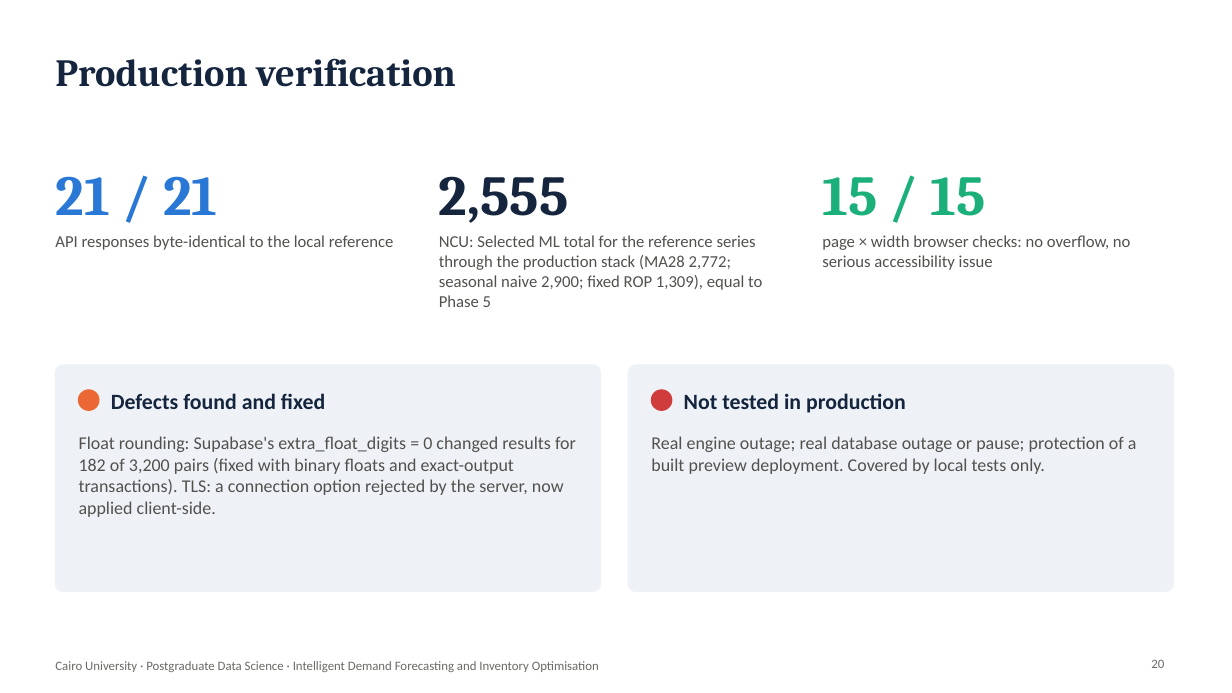
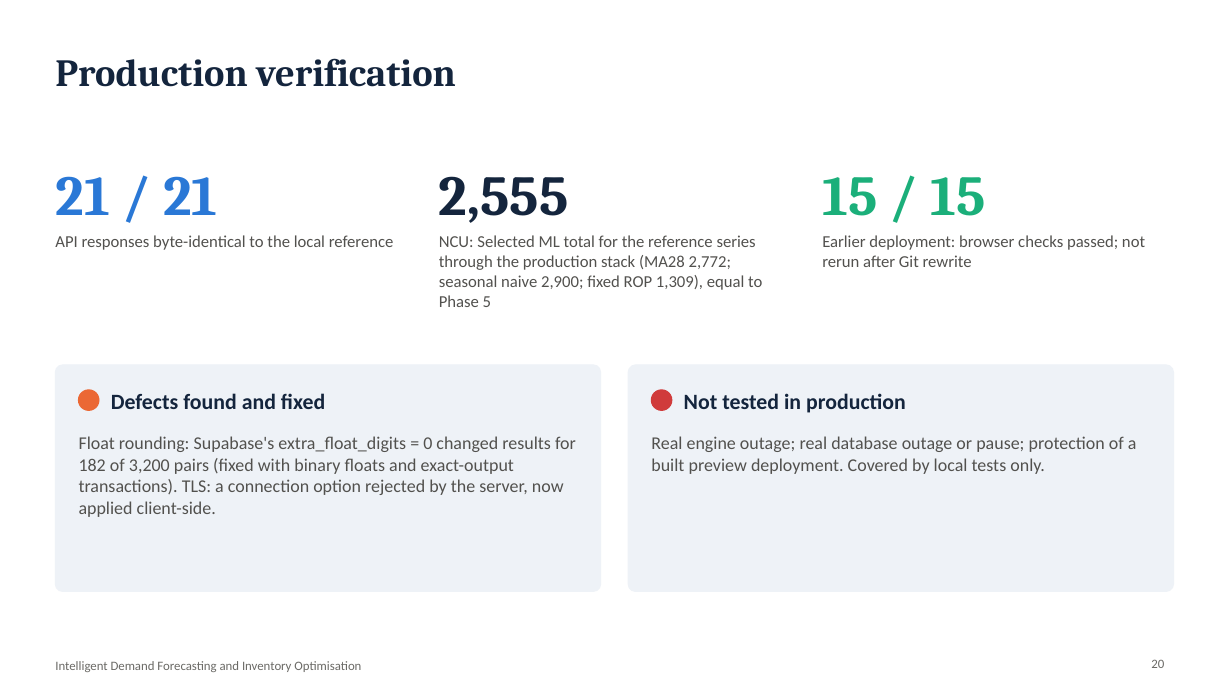
Before and after one commit to YoussefSaeed1/intelligent-demand-forecasting, a slide deck: slide 20 of final_submission/04_presentation/IDF_Viva_Presentation.pptx. Drawn at 1232x693 pixels with LibreOffice and Linux fonts; fonts in the diff are those of the drawing. Boxes give left, top, right and bottom in pixels: in the first picture for what was removed or moved away, otherwise in the second. Text is boxed around its words. In the diff, an @@ line names an element or a change of style, - is before the commit and + after.

```diff
--- a/final_submission/04_presentation/IDF_Viva_Presentation.pptx
+++ b/final_submission/04_presentation/IDF_Viva_Presentation.pptx
@@ text at (x1=822, y1=235, x2=1145, y2=267): text changed @@
-page × width browser checks: no overflow, no serious accessibility issue
+Earlier deployment: browser checks passed; not rerun after Git rewrite
@@ text at (x1=55, y1=661, x2=361, y2=672): text changed @@
-Cairo University · Postgraduate Data Science · Intelligent Demand Forecasting and Inventory Optimisation
+Intelligent Demand Forecasting and Inventory Optimisation
```
Also in this commit, not shown: 22 other slides changed, 29 other files.
